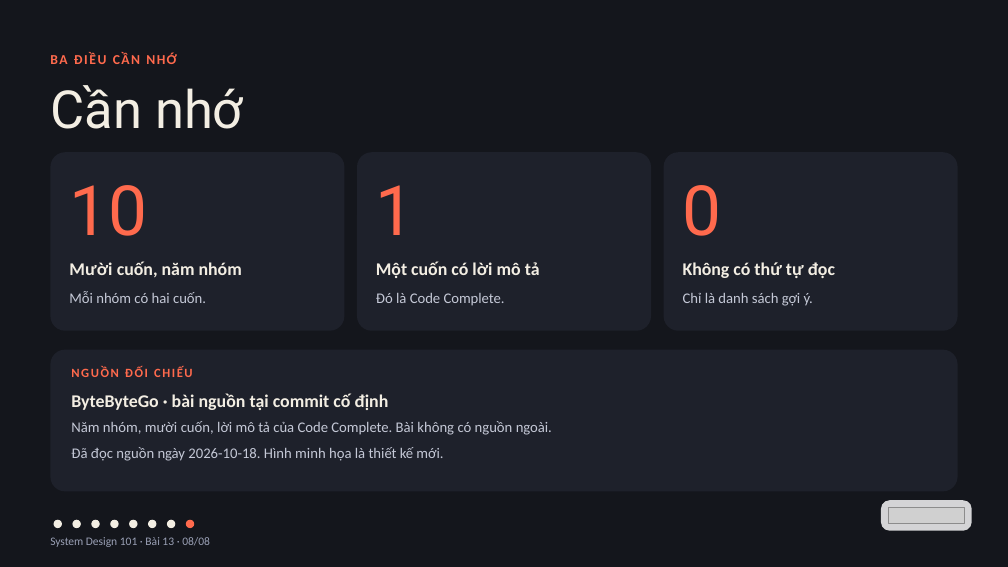
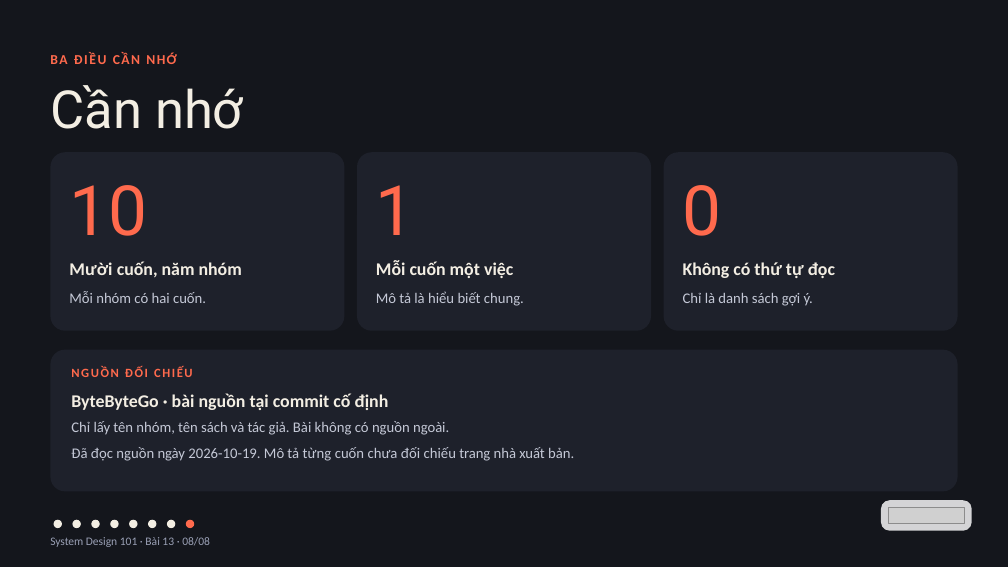
Before and after one commit to vohoailinh90/tool-marketing-studio, a slide deck: slide 8 of system-design-101/vi/lessons/sd-10-013/slides/sd-10-013.pptx. Drawn at 1008x567 pixels with LibreOffice and Linux fonts; fonts in the diff are those of the drawing; grey boxes stand for pictures. Boxes give left, top, right and bottom in pixels: in the first picture for what was removed or moved away, otherwise in the second. Text is boxed around its words. In the diff, an @@ line names an element or a change of style, - is before the commit and + after.

```diff
--- a/system-design-101/vi/lessons/sd-10-013/slides/sd-10-013.pptx
+++ b/system-design-101/vi/lessons/sd-10-013/slides/sd-10-013.pptx
@@ text at [376,260,513,278]: text changed @@
-Một cuốn có lời mô tả
+Mỗi cuốn một việc
@@ text at [376,291,524,306]: text changed @@
-Đó là Code Complete.
+Mô tả là hiểu biết chung.
@@ text at [71,421,449,435]: text changed @@
-Năm nhóm, mười cuốn, lời mô tả của Code Complete. Bài không có nguồn ngoài.
+Chỉ lấy tên nhóm, tên sách và tác giả. Bài không có nguồn ngoài.
@@ text at [71,447,574,461]: text changed @@
-Đã đọc nguồn ngày 2026-10-18. Hình minh họa là thiết kế mới.
+Đã đọc nguồn ngày 2026-10-19. Mô tả từng cuốn chưa đối chiếu trang nhà xuất bản.
```
Also in this commit, not shown: 7 other slides changed, 4 other files.
